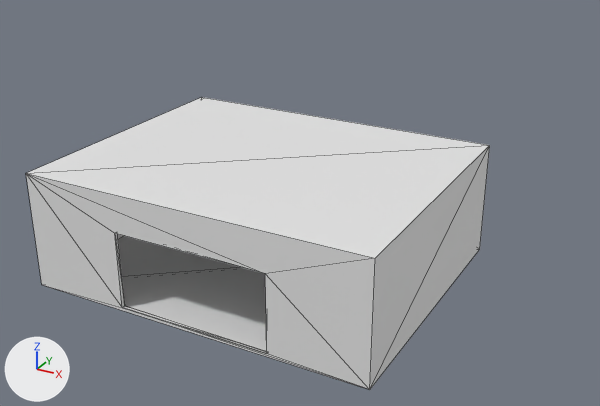
Before and after pictures for a commit that changed the glTF model game/assets/custom/cargo_bay.glb.
One viewpoint serves both versions: a camera (50 mm lens) standing at (33.3, -55.0, 34.2) and looking at (-3.2, 11.2, 1.1). The axes (+X, +Y, +Z) are drawn at lower left. The lights are the same throughout. The older version comes first. Mesh edges are drawn as thin lines. Where no turn or scale is listed for an object, it has been applied to the vertices.

The scene before the commit, as lines of its bpy script (objects in view):
```python
me_plane = bpy.data.meshes.new('Plane')
me_plane.from_pydata(...)  # 24 vertices, 44 faces; spans x -15.0..15.0, y -12.0..12.0, z 0.0..10.0
ob_plane = bpy.data.objects.new('Plane', me_plane)
ob_plane.location = (0.0, 0.0, 0.0)
```
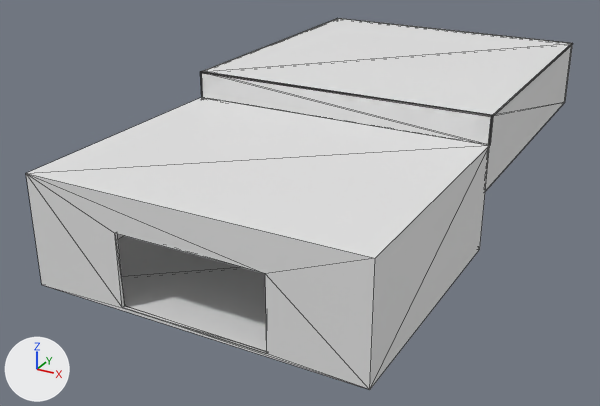
Where the newer file only moved an object's origin or applied its transform, the numbers keep the older frame.

Boxes (x1, y1, x2, y2) around the edits, measured in the pictures (600 x 406 px):
'CrewQuarters', added
    after: (200, 18, 573, 191)

Diff of the bpy script that builds the scene:
```diff
--- a/game/assets/custom/cargo_bay.glb.py
+++ b/game/assets/custom/cargo_bay.glb.py
@@ me_plane_004 @@
+me_plane_004.from_pydata(...)  # 29 vertices, 62 faces; spans x -15.0..15.0, y 12.0..43.0, z 5.6..12.7
@@ ob_crewquarters @@
+ob_crewquarters = bpy.data.objects.new('CrewQuarters', me_plane_004)
+ob_crewquarters.location = (0.0, 0.0, 0.0)
```
